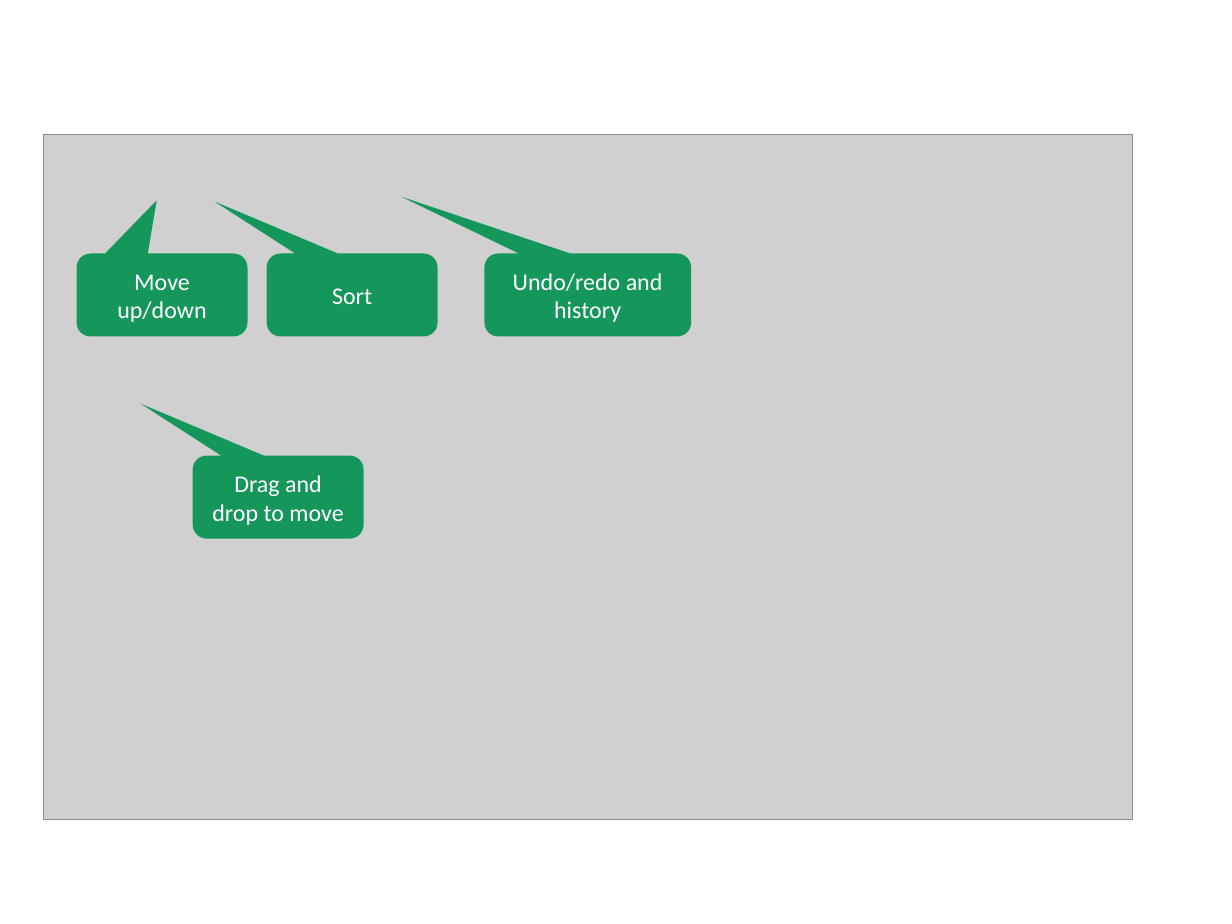
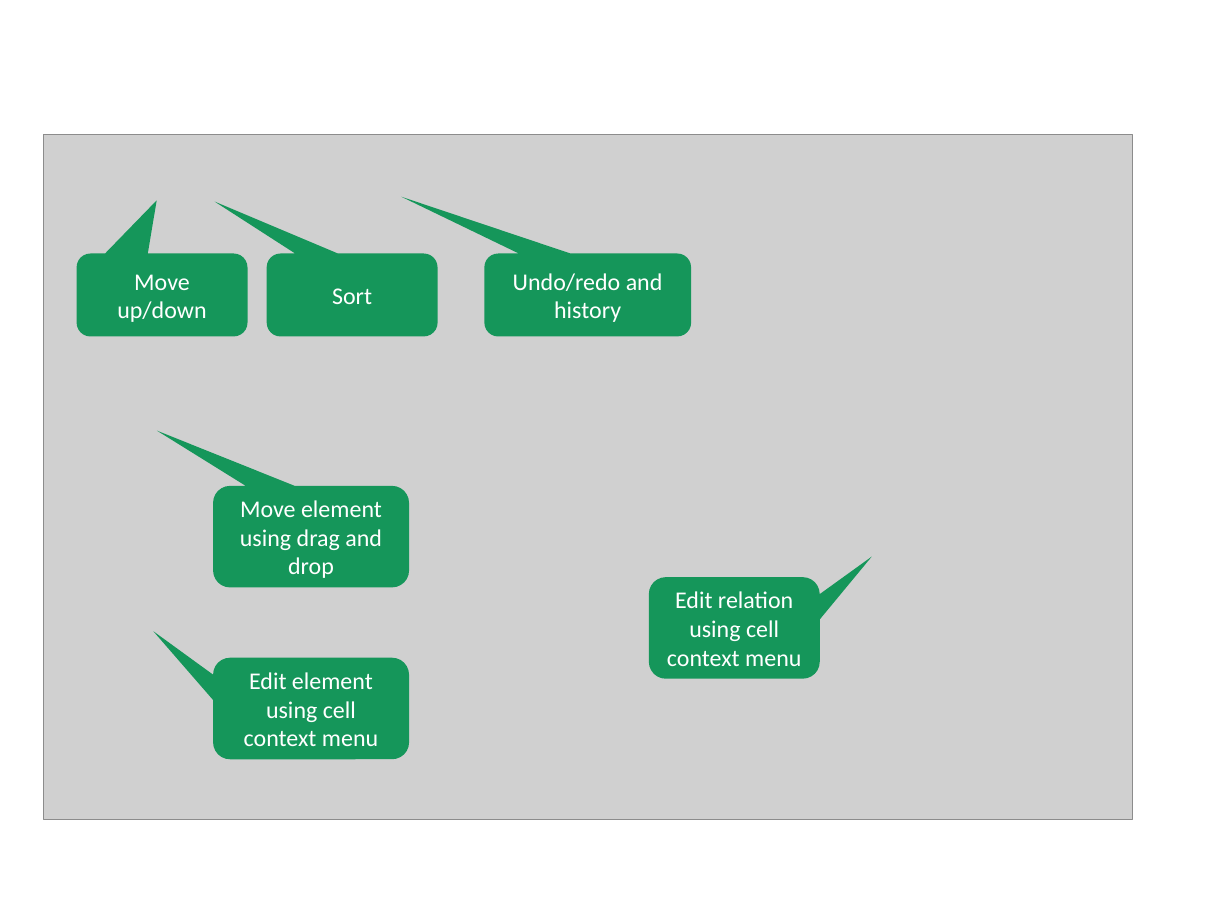
Before and after one commit to dsmsuite/dsmsuite.github.io, a slide deck: slide 27 of assets/img/Images.pptx. Drawn at 1232x924 pixels with LibreOffice and Linux fonts; fonts in the diff are those of the drawing; grey boxes stand for pictures. Boxes give left, top, right and bottom in pixels: in the first picture for what was removed or moved away, otherwise in the second. Text is boxed around its words. In the diff, an @@ line names an element or a change of style, - is before the commit and + after.

```diff
--- a/assets/img/Images.pptx
+++ b/assets/img/Images.pptx
@@ rounded speech box "Move element using drag and ..." resized from (x1=192, y1=456, x2=363, y2=538) to (x1=213, y1=485, x2=409, y2=586) @@
@@ rounded speech box "Move element using drag and ..." at (x1=213, y1=485, x2=409, y2=586): proportions changed @@
@@ text in rounded speech box at (x1=240, y1=500, x2=382, y2=578): text changed @@
-Drag and drop to move
+Move element using drag and drop
@@ rounded speech box added at (x1=649, y1=578, x2=821, y2=679), fill #15965A, 14 pt, text #FFFFFF @@
+Edit relation using cell context menu
@@ rounded speech box added at (x1=213, y1=658, x2=409, y2=759), fill #15965A, 14 pt, text #FFFFFF @@
+Edit element using cell context menu
```
Also in this commit, not shown: 14 other files.
